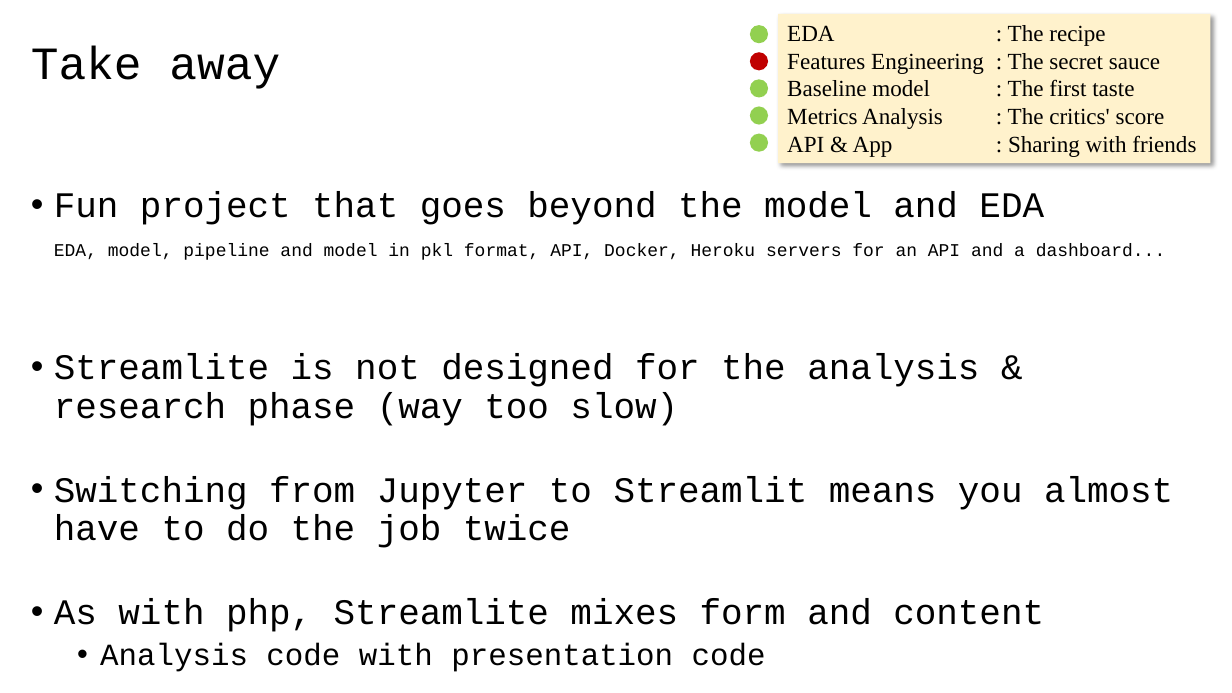
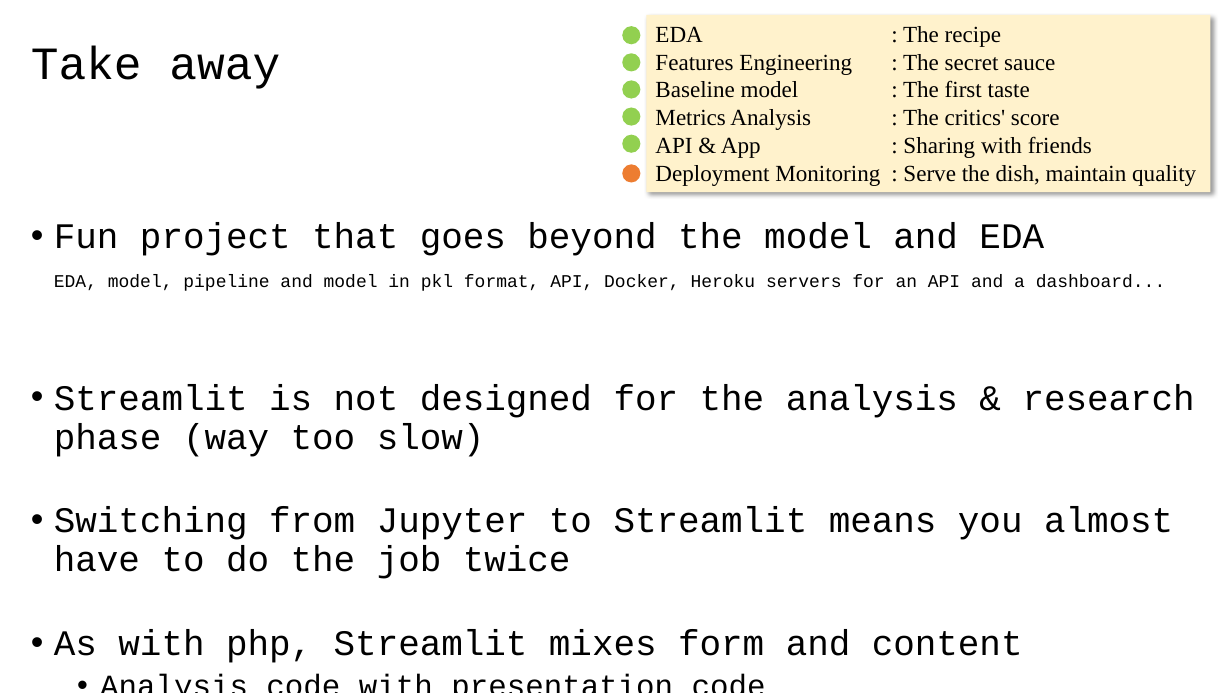
Before and after one commit to 40tude/02_Data-Science_Fullstack_march_2024, a slide deck: slide 9 of 08_deployment/99_Project_getaround/01_getaround_project.pptx. Drawn at 1232x693 pixels with LibreOffice and Linux fonts; fonts in the diff are those of the drawing. Boxes give left, top, right and bottom in pixels: in the first picture for what was removed or moved away, otherwise in the second. Text is boxed around its words. In the diff, an @@ line names an element or a change of style, - is before the commit and + after.

```diff
--- a/08_deployment/99_Project_getaround/01_getaround_project.pptx
+++ b/08_deployment/99_Project_getaround/01_getaround_project.pptx
@@ rectangle "EDA : The recipe": place and size @@
-rectangle "EDA : The recipe" at bbox=[778, 14, 1211, 164]
+rectangle "EDA : The recipe" at bbox=[647, 15, 1211, 192]
@@ 5 ellipses: place and size @@
-5 ellipses at bbox=[750, 25, 769, 152]
+5 ellipses at bbox=[622, 26, 640, 153]
@@ ellipse at bbox=[622, 54, 640, 72]: fill #C00000 to #92D050 @@
@@ ellipse added at bbox=[622, 165, 640, 183], fill #ED7D31 @@
@@ text in rectangle at bbox=[655, 165, 1196, 186]: paragraph added @@
+Deployment Monitoring : Serve the dish, maintain quality
@@ text at bbox=[54, 384, 1195, 457]: text changed @@
-• Streamlite is not designed for the analysis & research phase (way too slow)
+• Streamlit is not designed for the analysis & research phase (way too slow)
@@ text at bbox=[54, 630, 1023, 663]: text changed @@
-• As with php, Streamlite mixes form and content
+• As with php, Streamlit mixes form and content
```
Also in this commit, not shown: 5 other files.
